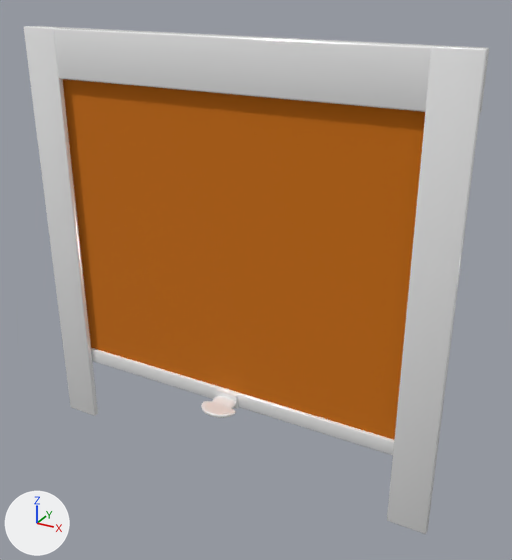
Two versions of the glTF model models/products/Dachfenster Komfort.glb, one commit apart.
Camera for both pictures: a 50 mm camera at (0.925, -1.497, 0.763) aimed at (0.086, 0.028, 0.0). The lights are fixed; the arrows at lower left show +X, +Y and +Z. Where no turn or scale is listed for an object, it has been applied to the vertices. Vertices at the same position are counted once.
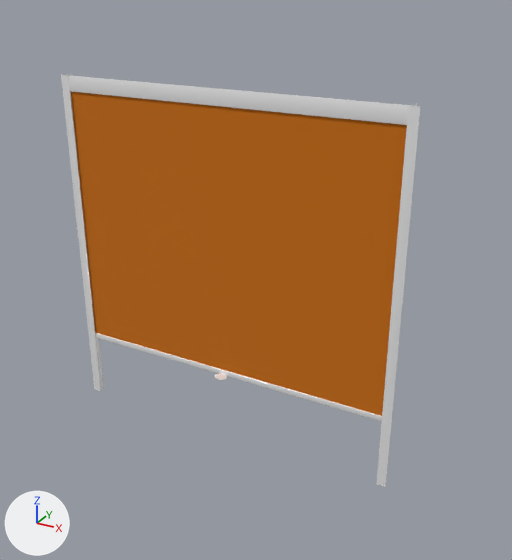
Where the newer file only moved an object's origin or applied its transform, the numbers keep the older frame.

Changed parts and their boxes (x1, y1, x2, y2) in the pictures (512 x 560 px):
'Stoff.001', mesh rescaled (7% narrower, 10% shorter)
    before: (63, 79, 425, 439)
    after: (70, 91, 407, 416)
'Cube.001', deleted
    before: (387, 46, 488, 534)
'Cube', deleted
    before: (37, 26, 489, 113)
'Cube.002', deleted
    before: (24, 26, 98, 416)
'Plane.008', added
    after: (68, 75, 409, 125)
'Cube.003', mesh rescaled (17% shorter)
    before: (91, 348, 394, 455)
    after: (95, 333, 382, 422)
'Plane.002', added
    after: (376, 104, 420, 487)
'Plane.001', added
    after: (61, 74, 104, 391)
'Schiebedig', moved, rescaled
    before: (201, 396, 237, 418)
    after: (214, 372, 227, 380)
'SChiebeding unten', moved, rescaled (62% narrower, 62% shorter)
    before: (216, 389, 239, 409)
    after: (220, 370, 228, 377)

The edits, one by one:
Material 'Schiene.002' (mat_schiene_002) is new.
Its base color is (1.0, 1.0, 1.0) (white #ffffff).
Its metallic is 0.254.
Its roughness is 0.207.
me_cube has 56 vertices, 108 faces and spans x -0.526..0.526, y -0.011..0.011, z -0.022..0.022.
me_cube is used by ob_cube_003; location (0.0, 0.021, -0.386).
me_cube part 1: the whole mesh is scaled about its middle by (0.901, 0.367, 0.367), then moved by (0.0, -0.022, 0.091).
me_plane_001 has 8 vertices, 12 faces and spans x -0.526..0.526, y -0.002..0.0, z -0.457..0.457.
me_plane_001 is used by ob_stoff_001; location (0.0, 0.022, 0.082).
me_plane_001 part 2: the whole mesh is scaled about its middle by (0.905, 0.905, 0.83), then moved by (0.0, -0.022, 0.006).
Mesh me_plane_004 is new.
It has 76 vertices, 154 faces and spans x -0.013..0.013, y 0.0..0.026, z -0.67..0.328.
It uses material mat_schiene_002 (white #ffffff).
Mesh me_plane_003 is new.
It has 76 vertices, 154 faces and spans x -0.013..0.013, y 0.0..0.026, z -0.331..0.667.
It uses material mat_schiene_002 (white #ffffff).
Mesh me_plane_010 is new.
It has 28 vertices, 52 faces and spans x -0.478..0.478, y -0.002..0.001, z -0.021..0.021.
It uses material mat_schiene_002 (white #ffffff).
Object 'Cube' (ob_cube) is deleted.
Object 'Cube.001' (ob_cube_001) is deleted.
Object 'Cube.002' (ob_cube_002) is deleted.
Object 'SChiebeding unten' (ob_schiebeding_unten) moves from (0.0, 0.049, -0.407) to (0.0, 0.009, -0.303).
Object 'SChiebeding unten' (ob_schiebeding_unten) is rescaled from (0.00553, 0.0528, 0.0482) to (0.00203, 0.0194, 0.0177).
Object 'Schiebedig' (ob_schiebedig) moves from (0.0, -0.034, -0.394) to (0.0, -0.021, -0.299).
Object 'Schiebedig' (ob_schiebedig) is rescaled from (0.0626, 0.0655, 0.102) to (0.023, 0.024, 0.0373).
Object 'Plane.001' (ob_plane_001) is new; it shows me_plane_004.
Its location is (-0.486, -0.008, 0.17).
Object 'Plane.002' (ob_plane_002) is new; it shows me_plane_003.
Its location is (0.486, -0.008, -0.169).
Object 'Plane.008' (ob_plane_008) is new; it shows me_plane_010.
Its location is (0.0, -0.006, 0.477).
